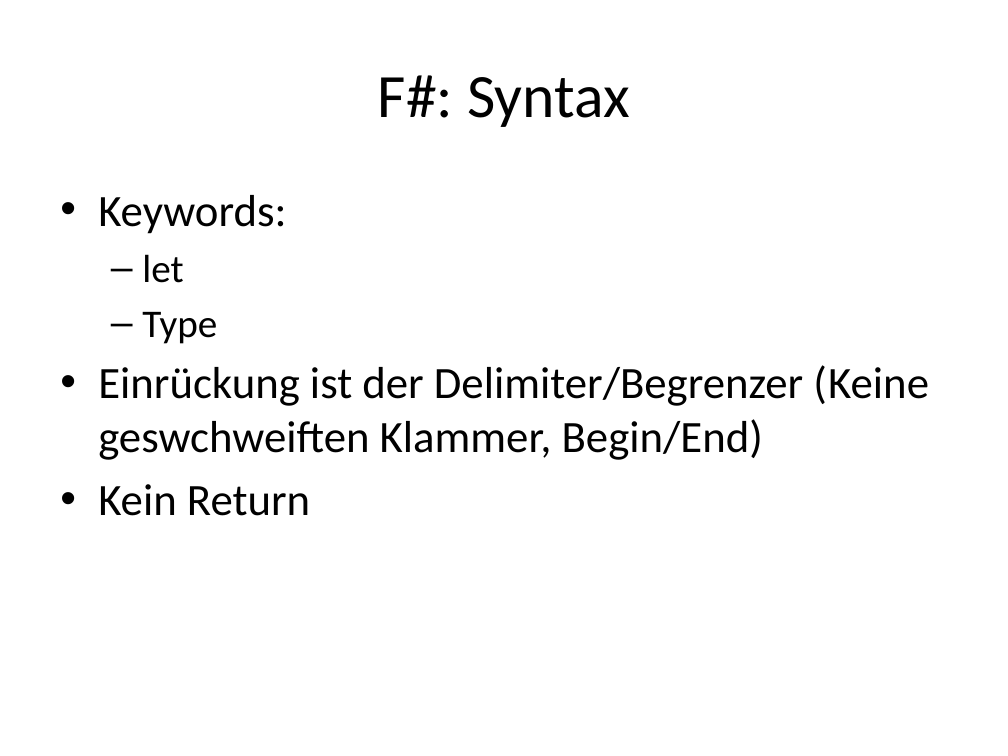
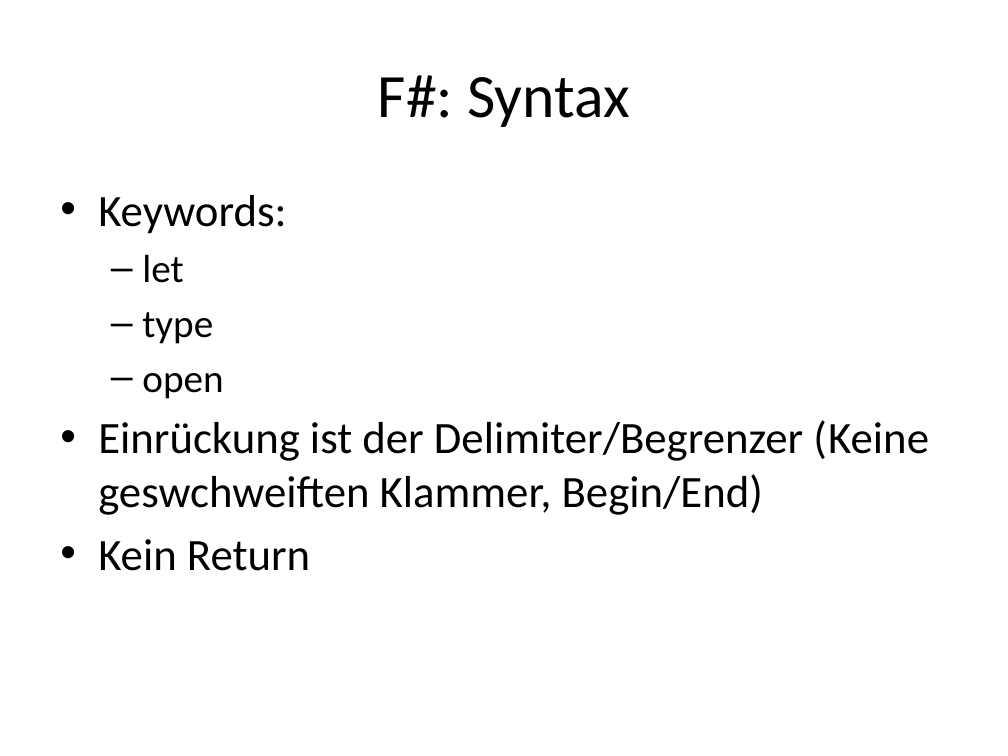
Before and after one commit to nasserbrake/Spartakiade2017, a slide deck: slide 19 of FSharp.pptx. Drawn at 1008x756 pixels with LibreOffice and Linux fonts; fonts in the diff are those of the drawing. Boxes give left, top, right and bottom in pixels: in the first picture for what was removed or moved away, otherwise in the second. Text is boxed around its words. In the diff, an @@ line names an element or a change of style, - is before the commit and + after.

```diff
--- a/FSharp.pptx
+++ b/FSharp.pptx
@@ text at bbox=[142, 312, 223, 399]: text changed @@
-  – Type
+  – type
+  – open
```
Also in this commit, not shown: 5 other slides changed, 8 slides added, 3 other files.
